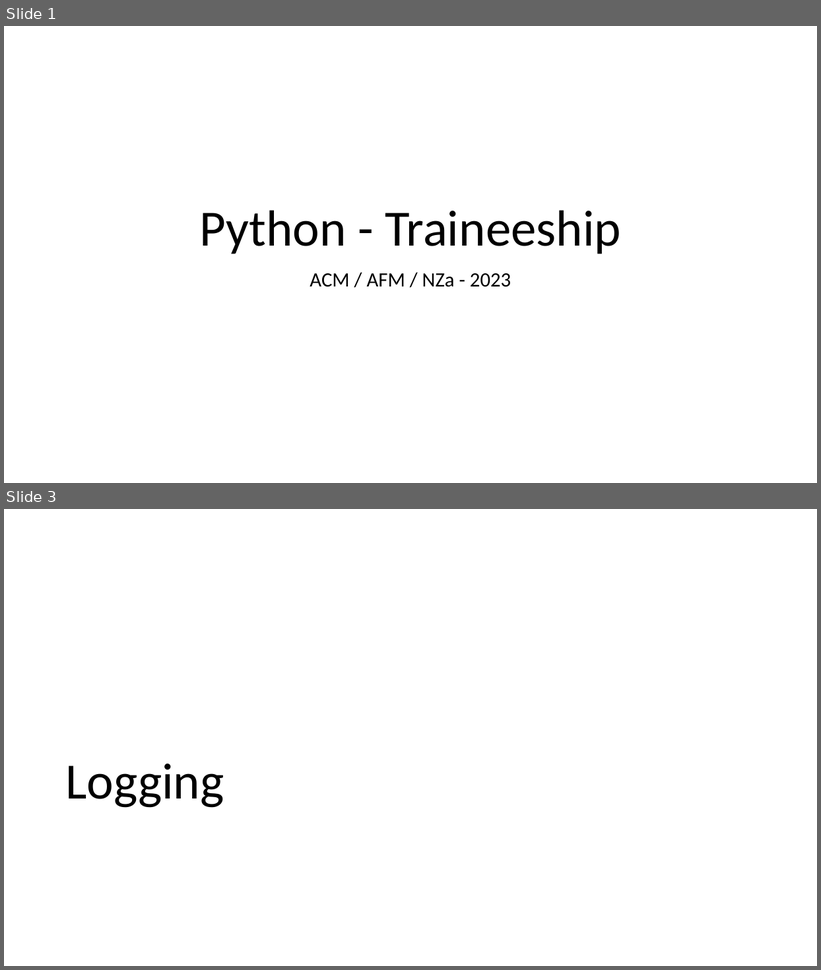
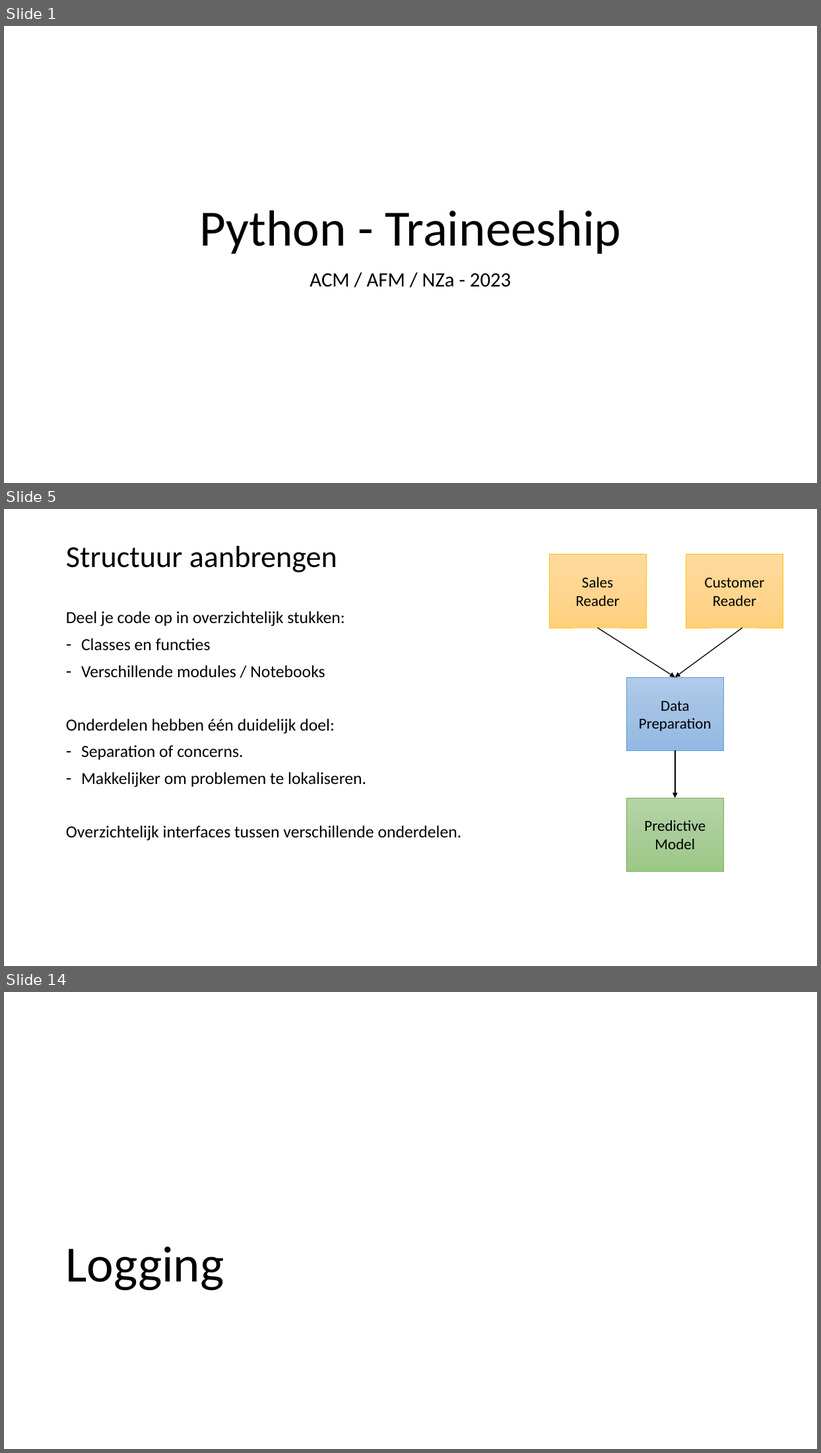
Before and after one commit to LFKoning/knowledge-sharing, a slide deck: python_trainees/2_style_logging_error_handling/python_traineeship_2.pptx. Shown one above the other, each under a label of ours: slides 1 and 3 before the commit, slides 1, 5 and 14 after it; the slides between them are not shown. The pictures are 821x970 and 821x1453 pixels, drawn with LibreOffice and Linux fonts; fonts in the diff are those of the drawing. Boxes give left, top, right and bottom in pixels: in the first picture for what was removed or moved away, otherwise in the second. Text is boxed around its words. In the diff, an @@ line names an element or a change of style, - is before the commit and + after.

```diff
--- a/python_trainees/2_style_logging_error_handling/python_traineeship_2.pptx
+++ b/python_trainees/2_style_logging_error_handling/python_traineeship_2.pptx
@@ slide 5 added at bbox=[4, 509, 817, 966], background #FFFFFF @@
@@ title added at bbox=[66, 546, 337, 572], 36 pt, text #000000 @@
+Structuur aanbrengen
@@ rectangle added at bbox=[549, 554, 646, 627], fill gradient #FFDB9E to #FFD590 to #FFD07C, outline #FFC000 0.5 pt, 18 pt, text #000000 @@
+Sales
+Reader
@@ rectangle added at bbox=[686, 554, 783, 627], fill gradient #FFDB9E to #FFD590 to #FFD07C, outline #FFC000 0.5 pt, 18 pt, text #000000 @@
+Customer
+Reader
@@ text added at bbox=[66, 611, 462, 841], 20 pt, text #000000 @@
+Deel je code op in overzichtelijk stukken:
+– Classes en functies
+– Verschillende modules / Notebooks
+Onderdelen hebben één duidelijk doel:
+– Separation of concerns.
+– Makkelijker om problemen te lokaliseren.
+Overzichtelijk interfaces tussen verschillende onderdelen.
@@ arrow added from (597, 628) to (675, 677), #000000 1 pt @@
@@ arrow added from (743, 628) to (675, 677), #000000 1 pt @@
@@ rectangle added at bbox=[627, 677, 724, 751], fill gradient #B1CBE9 to #A3C1E5 to #93B9E4, outline #5B9BD5 0.5 pt, 18 pt, text #000000 @@
+Data
+Preparation
@@ arrow added from (675, 751) to (675, 798), #000000 1.5 pt @@
@@ rectangle added at bbox=[627, 798, 724, 871], fill gradient #B5D5A7 to #AACE9A to #9CC987, outline #70AD47 0.5 pt, 18 pt, text #000000 @@
+Predictive
+Model
@@ what was slide 3 is now slide 14 @@
```
Also in this commit, not shown: 1 slide changed, 10 other slides added, 1 other file.
